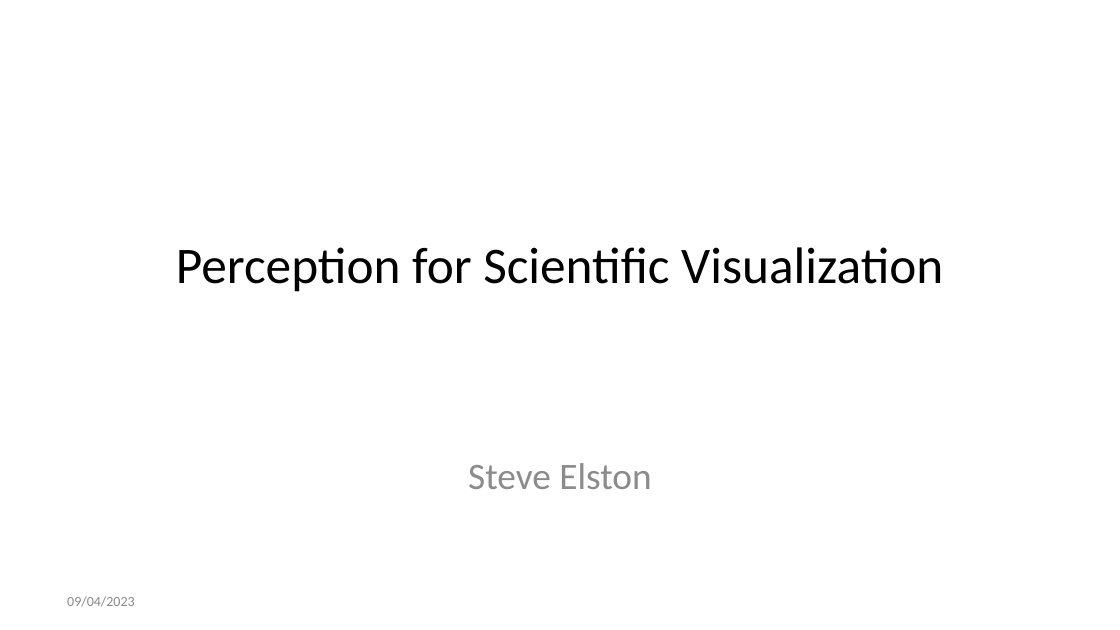
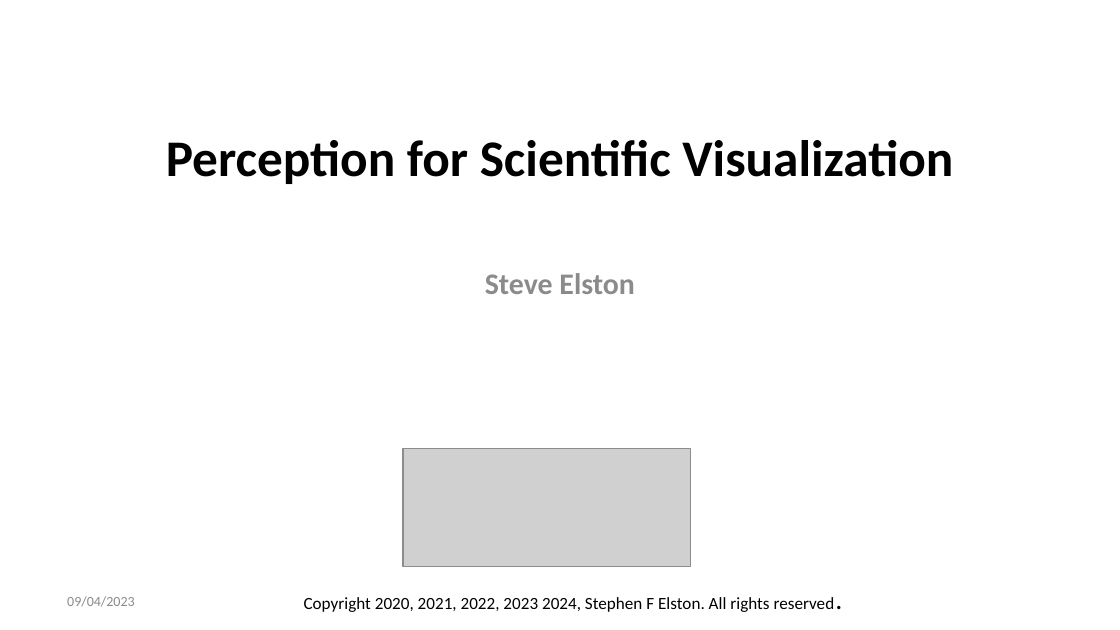
Before and after one commit to StephenElston/CSCI-E-83, a slide deck: slide 1 of LectureSlides/01_PreceptionForScientificVisualization.pptx. Drawn at 1120x630 pixels with LibreOffice and Linux fonts; fonts in the diff are those of the drawing; grey boxes stand for pictures. Boxes give left, top, right and bottom in pixels: in the first picture for what was removed or moved away, otherwise in the second. Text is boxed around its words. In the diff, an @@ line names an element or a change of style, - is before the commit and + after.

```diff
--- a/LectureSlides/01_PreceptionForScientificVisualization.pptx
+++ b/LectureSlides/01_PreceptionForScientificVisualization.pptx
@@ title "Perception for Scientific Visualization": place and size @@
-title "Perception for Scientific Visualization" at <box>176,247,943,292</box>
+title "Perception for Scientific Visualization" at <box>166,140,953,184</box>
@@ title "Perception for Scientific Visualization" at <box>166,140,953,184</box>: bold on @@
@@ subtitle "Steve Elston": place and size @@
-subtitle "Steve Elston" at <box>468,463,651,489</box>
+subtitle "Steve Elston" at <box>485,273,635,294</box>
@@ subtitle "Steve Elston" at <box>485,273,635,294</box>: size 24 to 19.2 pt, bold on @@
@@ picture added at <box>403,448,691,567</box> @@
@@ text added at <box>304,597,835,612</box>, 11 pt, text #000000 @@
+Copyright 2020, 2021, 2022, 2023 2024, Stephen F Elston. All rights reserved.
```
Also in this commit, not shown: 29 other slides changed, 4 slides added, 2 slides removed.
